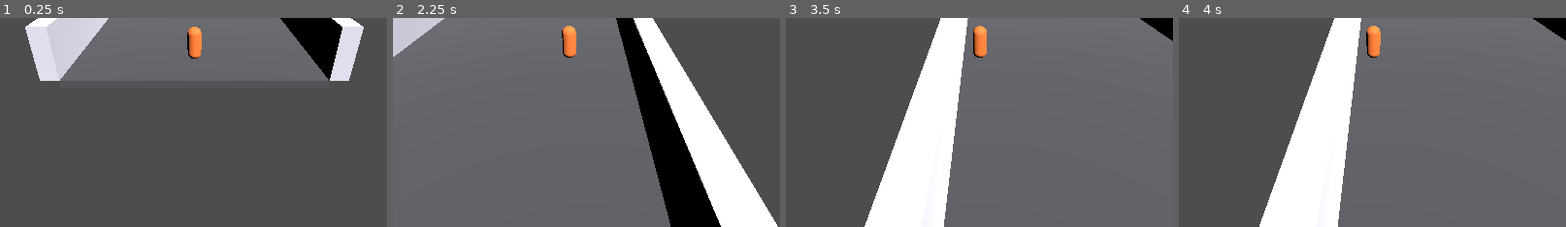
Above: before the commit, frames 1-4 (left to right).
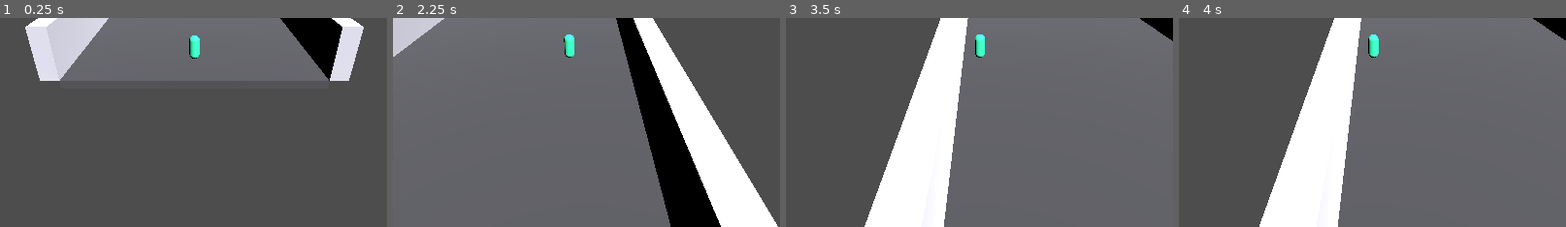
Above: after the commit, the same moments.

Repository: RayCoolsen/dude-gate-mutiplicator-and-other-operations-wars-the-game-walk-simulator-official-genau
Game: Godot game, scene res://scenes/main.tscn
Same seed, same stepped clock (60 frames per second), same inputs: the game is played once before the commit and once after it.
Inputs:
- Up to frame 1 (0.25 s): no input
- Up to frame 2 (2.25 s): hold Right (ui_right) 0.53-2.03 s; hold Left (ui_left) from 2.03 s (still down)
- Up to frame 3 (3.5 s): keep holding Left (ui_left)
- Up to frame 4 (4 s): keep holding Left (ui_left)
The pictures show only the part of the screen within x 25-75%, y 41-91%; the shares and areas given below are measured in that part.

The runs differ from the first frame. In frame 1, 0.5% of the frame differs, in the area x 48-53%, y 4-20%; in frame 2, 0.5%; in frame 3, 0.5%; in frame 4, 0.5%.

Commit message:
Add evolution visuals, scaling, and color to player
Introduce dynamic visual evolution for the player based on its count: duplicate the CollisionShape3D shape on ready, compute a stage from count thresholds, and update mesh scale/position and collision capsule size accordingly. Replace the old random color function with a stage-aware color generation and application flow (_update_evolution_visuals, _get_stage_from_count, _get_scale_for_stage, _apply_scale_for_stage, _apply_color, _generate_random_color). Ensure visuals are updated on ready and whenever count changes (after apply_gate).

Diff:
--- a/scripts/player.gd
+++ b/scripts/player.gd
@@ -7,14 +7,22 @@
 @export var side_limit: float = 6.0
 @export var count: int = 5
 
+@export var base_visual_scale: float = 0.55
+@export var scale_multiplier_per_stage: float = 1.16
+
 @onready var mesh_instance: MeshInstance3D = $MeshInstance3D
+@onready var collision_shape: CollisionShape3D = $CollisionShape3D
+
+var current_stage: int = -1
+var current_color: Color = Color.WHITE
 
 func _ready() -> void:
 	randomize()
-	_apply_random_color()
+	collision_shape.shape = collision_shape.shape.duplicate()
+	_update_evolution_visuals()
 
 func _physics_process(delta: float) -> void:
-	var input_dir := Input.get_axis("ui_left", "ui_right")
+	var input_dir: float = Input.get_axis("ui_left", "ui_right")
 
 	velocity.x = input_dir * side_speed
 	velocity.z = -forward_speed
@@ -41,17 +49,50 @@
 				count = int(count / value)
 
 	count = max(count, 0)
+	_update_evolution_visuals()
 	count_changed.emit(count)
 	print("Neuer Count:", count)
 
-func _apply_random_color() -> void:
-	var material := StandardMaterial3D.new()
+func _update_evolution_visuals() -> void:
+	var new_stage: int = _get_stage_from_count(count)
 
-	var hue := randf()
-	var saturation := randf_range(0.65, 0.95)
-	var value_brightness := randf_range(0.75, 1.0)
+	if new_stage != current_stage:
+		current_stage = new_stage
+		current_color = _generate_random_color()
 
-	material.albedo_color = Color.from_hsv(hue, saturation, value_brightness)
+	var scale_value: float = _get_scale_for_stage(current_stage)
+	_apply_scale(scale_value)
+	_apply_color(current_color)
+
+func _get_stage_from_count(value: int) -> int:
+	var safe_value: int = value
+	if safe_value < 1:
+		safe_value = 1
+
+	return int(floor(log(float(safe_value)) / log(2.0)))
+
+func _get_scale_for_stage(stage: int) -> float:
+	return base_visual_scale * pow(scale_multiplier_per_stage, stage)
+
+func _apply_scale(scale_value: float) -> void:
+	mesh_instance.scale = Vector3.ONE * scale_value
+	mesh_instance.position = Vector3(0, scale_value, 0)
+
+	var capsule: CapsuleShape3D = collision_shape.shape as CapsuleShape3D
+	if capsule != null:
+		capsule.radius = 0.4 * scale_value
+		capsule.height = 1.2 * scale_value
+
+	collision_shape.position = Vector3(0, scale_value, 0)
+
+func _apply_color(color: Color) -> void:
+	var material: StandardMaterial3D = StandardMaterial3D.new()
+	material.albedo_color = color
 	material.roughness = 0.8
+	mesh_instance.material_override = material
 
-	mesh_instance.material_override = material
+func _generate_random_color() -> Color:
+	var hue: float = randf()
+	var saturation: float = randf_range(0.65, 0.95)
+	var brightness: float = randf_range(0.75, 1.0)
+	return Color.from_hsv(hue, saturation, brightness)
